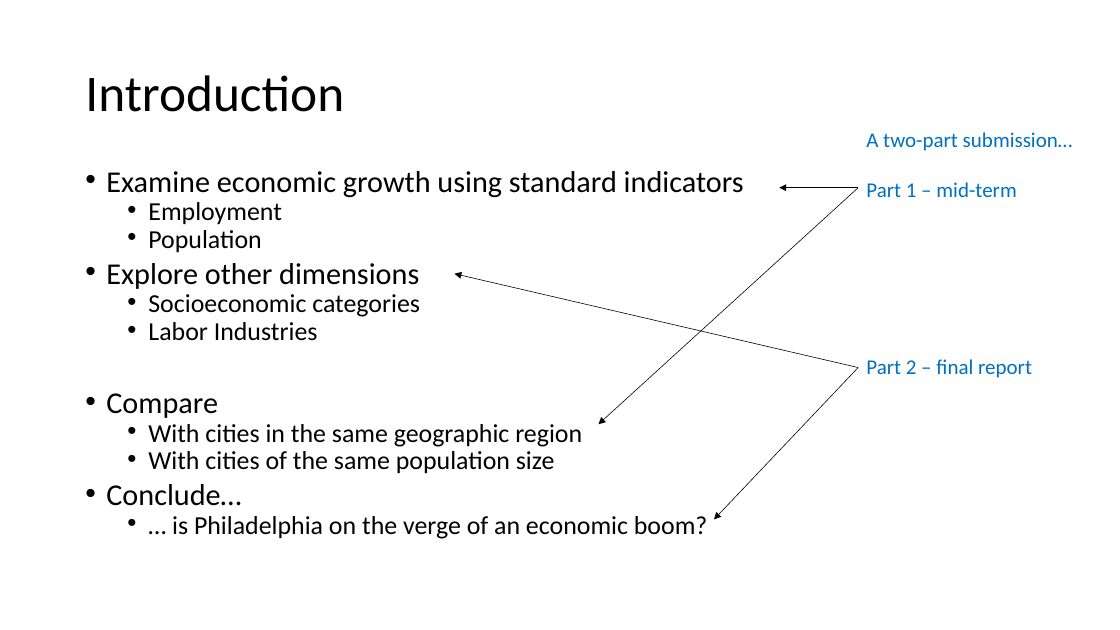
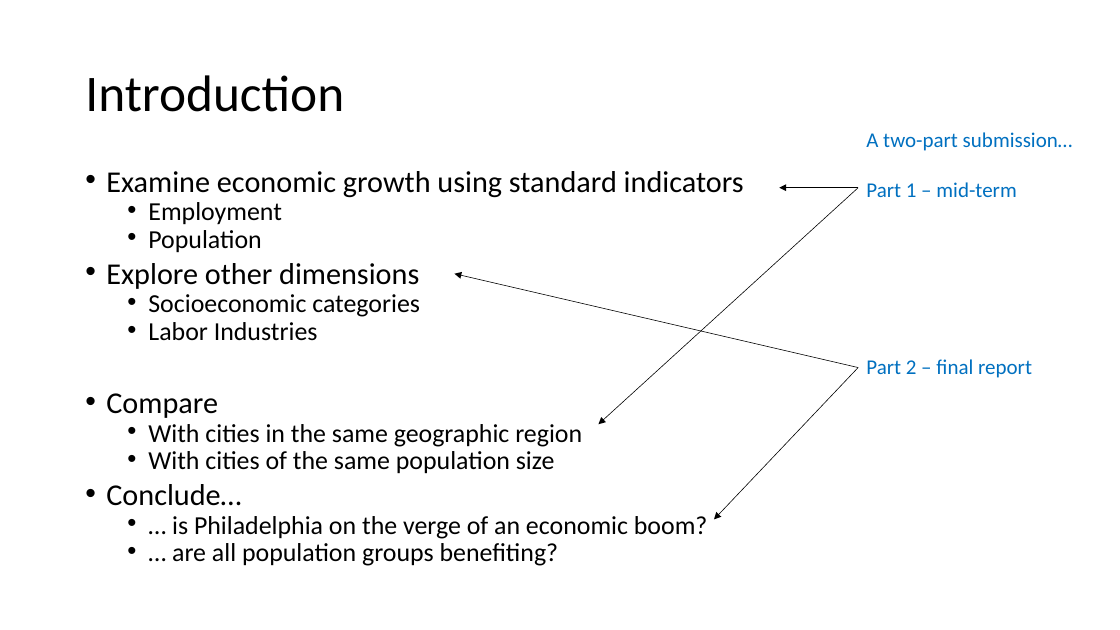
Before and after one commit to muftring/iu-datavis, a slide deck: slide 2 of project/mid-term-presentation.pptx. Drawn at 1120x630 pixels with LibreOffice and Linux fonts; fonts in the diff are those of the drawing. Boxes give left, top, right and bottom in pixels: in the first picture for what was removed or moved away, otherwise in the second. Text is boxed around its words. In the diff, an @@ line names an element or a change of style, - is before the commit and + after.

```diff
--- a/project/mid-term-presentation.pptx
+++ b/project/mid-term-presentation.pptx
@@ text at (172, 543, 559, 566): paragraph added @@
+  • … are all population groups benefiting?
```
Also in this commit, not shown: 6 other slides changed.
